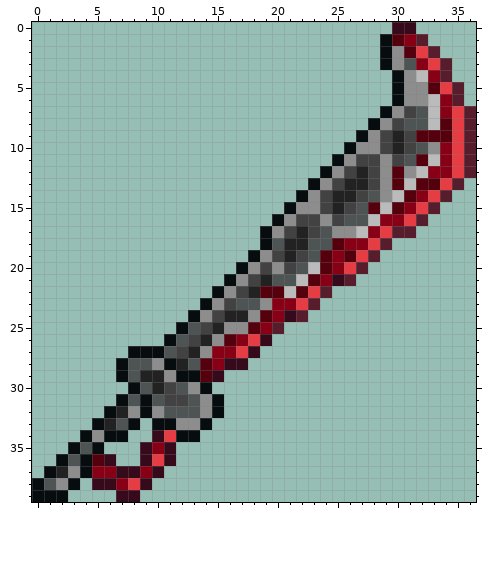
Edited in one commit: pixel-art sprite (Items/Weapons/Melee/Zweihanders/MansizeMachete.png). Above: the version before the commit.
The file is 74x80 pixels, drawn in blocks of 2x2; one block is one cell here.
The result:
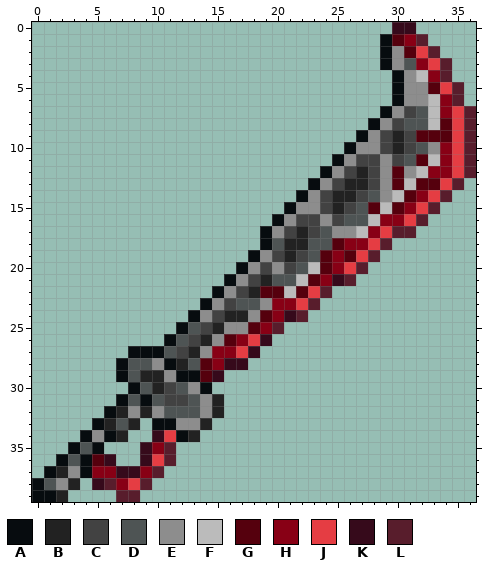
Palette (. is transparent): A #070c0f  B #222222  C #424242  D #4e5454  E #8d8d8d  F #bbbbbb  G #55000d  H #880015  J #e53d43  K #360a1b  L #581d2c
Diff:
Changed rows in their new state; - is an unchanged pixel.
first column x 2:
31 -------------B
32 -------B-----B
33 ------B-----B-
34 -----B-----B--
35 ---------L----
36 ---------L----
37 --------L-----
38 -B--L--L------
39 B----LL-------
